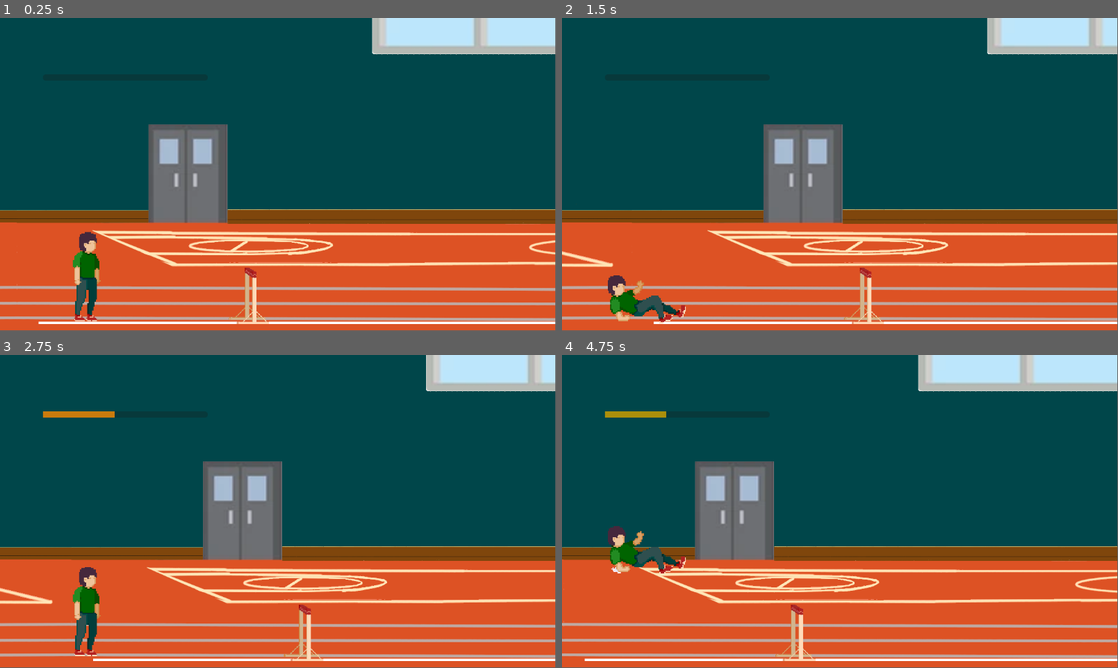
Above: before the commit, frames 1-4 (two rows, left to right).
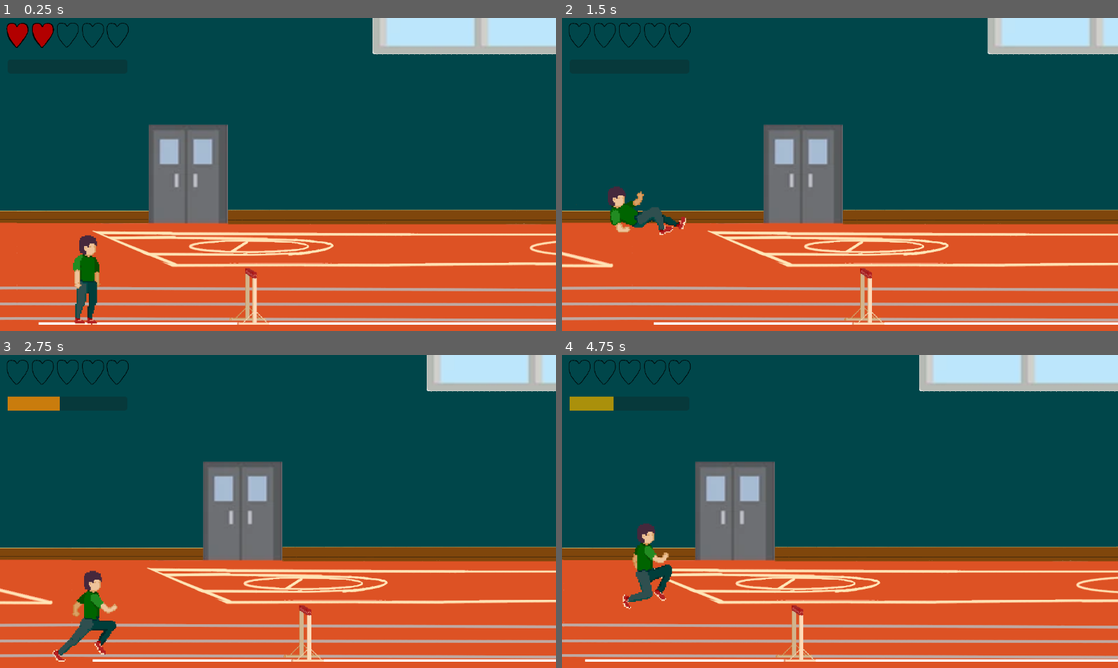
Above: after the commit, the same moments.

Repository: Warreign/fallen-champion
Game: Godot game, scene res://Scenes/game_scene.tscn
Same seed, same stepped clock (60 frames per second), same inputs: the game is played once before the commit and once after it. Sound files missing from this copy of the repository are replaced by a short silence.
Inputs (mouse positions are in pixels of both pictures, inside the frame that each line leads up to):
- Up to frame 1 (0.25 s): no input
- Up to frame 2 (1.5 s): tap Enter at 0.5 s; move the mouse to (962, 158) at 0.52 s; hold G (_die) 0.53-1.28 s; tap Space (jump) at 0.77 s; tap T (_hit) at 0.8, 1.35 s; move the mouse to (728, 190) at 1.27 s
- Up to frame 3 (2.75 s): tap Space (jump) at 1.52 s; tap C (doping) at 1.55 s; move the mouse to (333, 442) at 2.02 s; hold C (doping) from 2.03 s (still down); tap S (slide) at 2.3 s
- Up to frame 4 (4.75 s): move the mouse to (812, 574) at 2.77 s; release C (doping) at 2.78 s; tap S (slide) at 2.85 s; tap Space (jump) at 3.02, 3.77, 4.52 s; tap G (_die) at 3.05 s; move the mouse to (1006, 558) at 3.52 s; hold G (_die) 3.53-4.28 s; tap T (_hit) at 3.8, 4.35 s; move the mouse to (673, 464) at 4.27 s; tap C (doping) at 4.55 s
In our replay, the window is 799x449 before the commit and 800x450 after it. These sizes can differ from the game's own. Grey fills any space a smaller window leaves; there, only what the larger window draws over its background counts as a difference.

The runs differ from the first frame. In frame 1, 6.9% of the frame differs, in the area x 0-100%, y 0-98%; in frame 2, 7.7%; in frame 3, 7.8%; in frame 4, 8.4%.
Error after the commit: Invalid type in utility function "lerp()". Cannot convert argument 2 from float to int. (res://Scripts/player.gd:77)

Commit message:
new obstacles

Diff:
--- /dev/null
+++ b/Objects/kozel_obstacle.tscn
@@ -0,0 +1,22 @@
+[gd_scene load_steps=4 format=3 uid="uid://bkx774c5bwmtw"]
+
+[ext_resource type="PackedScene" uid="uid://c76fiu1h435lh" path="res://Objects/obstacle.tscn" id="1_dnk4r"]
+[ext_resource type="Texture2D" uid="uid://chlmfu13ec72o" path="res://Sprites/kozel_obstacle.png" id="2_oqr5d"]
+
+[sub_resource type="RectangleShape2D" id="RectangleShape2D_dnk4r"]
+size = Vector2(37, 31)
+
+[node name="Obstacle" instance=ExtResource("1_dnk4r")]
+height_scale = 1.0
+
+[node name="NinePatchRect" parent="." index="0"]
+offset_top = -139.0
+offset_right = 67.0
+texture = ExtResource("2_oqr5d")
+region_rect = Rect2(0, 0, 48, 57)
+axis_stretch_horizontal = 0
+axis_stretch_vertical = 0
+
+[node name="CollisionShape2D" parent="." index="1"]
+position = Vector2(30, -96)
+shape = SubResource("RectangleShape2D_dnk4r")
--- a/Objects/metal_obstacle.tscn
+++ b/Objects/metal_obstacle.tscn
@@ -1,7 +1,10 @@
-[gd_scene load_steps=3 format=3 uid="uid://dppv2vr31afbu"]
+[gd_scene load_steps=4 format=3 uid="uid://dppv2vr31afbu"]
 
 [ext_resource type="PackedScene" uid="uid://c76fiu1h435lh" path="res://Objects/obstacle.tscn" id="1_xiisi"]
 [ext_resource type="Texture2D" uid="uid://di2sfuf7takke" path="res://Sprites/metal_obstacle.png" id="2_vkl8x"]
+
+[sub_resource type="RectangleShape2D" id="RectangleShape2D_vkl8x"]
+size = Vector2(16, 84.625)
 
 [node name="MetalObstacle" instance=ExtResource("1_xiisi")]
 height_scale = 1.0
@@ -16,4 +19,5 @@
 patch_margin_bottom = 25
 
 [node name="CollisionShape2D" parent="." index="1"]
-position = Vector2(-0.5, -50.25)
+position = Vector2(0, -54.3125)
+shape = SubResource("RectangleShape2D_vkl8x")
--- a/Objects/obstacle.gd
+++ b/Objects/obstacle.gd
@@ -17,16 +17,17 @@
 @onready var COLLIDER_BASE_HEIGHT: float = collider_shape.size.y
 
 func set_new_height(new_height: float):
-	print("New height " + str(new_height))
+	pass
+	# print("New height " + str(new_height))
 
-	var old_patch_rect = patch_rect.get_rect()
-	var old_collider_rect = collider_shape.get_rect()
+	# var old_patch_rect = patch_rect.get_rect()
+	# var old_collider_rect = collider_shape.get_rect()
 
-	var new_patch_rect = Rect2(old_patch_rect)
-	new_patch_rect.size.y = PATCH_BASE_HEIGHT * height_scale
-	patch_rect.set_region_rect(new_patch_rect)
+	# var new_patch_rect = Rect2(old_patch_rect)
+	# new_patch_rect.size.y = PATCH_BASE_HEIGHT * height_scale
+	# patch_rect.set_region_rect(new_patch_rect)
 
-	collider_shape.size.y = COLLIDER_BASE_HEIGHT * height_scale
+	# collider_shape.size.y = COLLIDER_BASE_HEIGHT * height_scale
 
 func _on_body_entered(body: Node) -> void:
 	if body is Player:
--- a/Objects/obstacle.tscn
+++ b/Objects/obstacle.tscn
@@ -4,7 +4,7 @@
 [ext_resource type="Texture2D" uid="uid://dqbt6sp3r1oga" path="res://Sprites/red_obstacle.png" id="2_67nn5"]
 
 [sub_resource type="RectangleShape2D" id="RectangleShape2D_2p81s"]
-size = Vector2(19, 89.75)
+size = Vector2(26, 23)
 
 [node name="Obstacle2" type="Area2D"]
 script = ExtResource("1_2p81s")
@@ -23,8 +23,6 @@
 grow_vertical = 0
 texture = ExtResource("2_67nn5")
 region_rect = Rect2(0, 0, 70, 49)
-patch_margin_top = 22
-patch_margin_bottom = 30
 axis_stretch_horizontal = 1
 axis_stretch_vertical = 1
 metadata/_edit_use_anchors_ = true
--- a/Objects/red_obstacle.tscn
+++ b/Objects/red_obstacle.tscn
@@ -8,6 +8,10 @@
 [node name="RedObstacle" instance=ExtResource("1_ybc5x")]
 height_scale = 2.0
 
+[node name="NinePatchRect" parent="." index="0"]
+patch_margin_top = 22
+patch_margin_bottom = 32
+
 [node name="CollisionShape2D" parent="." index="1"]
 position = Vector2(2.5, -45)
 shape = SubResource("RectangleShape2D_ybc5x")
--- /dev/null
+++ b/Objects/upper_obstacle.tscn
@@ -0,0 +1,25 @@
+[gd_scene load_steps=4 format=3 uid="uid://bmau4n8otxuv2"]
+
+[ext_resource type="PackedScene" uid="uid://c76fiu1h435lh" path="res://Objects/obstacle.tscn" id="1_ouyb6"]
+[ext_resource type="Texture2D" uid="uid://dphss5aoat4d6" path="res://Sprites/upper_obstacle.png" id="2_ksk44"]
+
+[sub_resource type="RectangleShape2D" id="RectangleShape2D_ef80m"]
+size = Vector2(40, 200)
+
+[node name="Obstacle2" instance=ExtResource("1_ouyb6")]
+
+[node name="NinePatchRect" parent="." index="0"]
+anchors_preset = 13
+anchor_top = 0.0
+offset_left = -20.0
+offset_top = -736.0
+offset_right = 20.0
+offset_bottom = -96.0
+grow_vertical = 2
+texture = ExtResource("2_ksk44")
+region_rect = Rect2(2, 0, 40, 64)
+patch_margin_bottom = 50
+
+[node name="CollisionShape2D" parent="." index="1"]
+position = Vector2(0, -200)
+shape = SubResource("RectangleShape2D_ef80m")
--- a/Resources/player_animation.tres
+++ b/Resources/player_animation.tres
@@ -257,5 +257,5 @@
 }],
 "loop": false,
 "name": &"slide",
-"speed": 5.0
+"speed": 3.33
 }]
--- /dev/null
+++ b/Scenes/HUD.tscn
@@ -0,0 +1,41 @@
+[gd_scene load_steps=6 format=3 uid="uid://bpniclh8v4db5"]
+
+[ext_resource type="Script" uid="uid://dnxt51olnnl2b" path="res://Scenes/hud.gd" id="1_jo1ms"]
+[ext_resource type="Script" uid="uid://cdw2y248n458a" path="res://Scenes/doping_bar.gd" id="1_jxero"]
+[ext_resource type="Texture2D" uid="uid://cmwvly4r868ad" path="res://Sprites/Player/EmptyHearts.png" id="3_s3jbq"]
+[ext_resource type="Texture2D" uid="uid://dw82hjp5w4d1" path="res://Sprites/Player/NewHearts.png" id="4_c3eba"]
+[ext_resource type="Script" uid="uid://dw6n04mg531iy" path="res://Scenes/heart_bar.gd" id="5_c3eba"]
+
+[node name="HUD" type="CanvasLayer"]
+script = ExtResource("1_jo1ms")
+
+[node name="DopingBar" type="ProgressBar" parent="."]
+anchors_preset = 5
+anchor_left = 0.5
+anchor_right = 0.5
+offset_left = -560.0
+offset_top = 86.0
+offset_right = -312.0
+offset_bottom = 115.0
+grow_horizontal = 2
+show_percentage = false
+script = ExtResource("1_jxero")
+
+[node name="DopingTimer" type="Timer" parent="DopingBar"]
+wait_time = 5.0
+one_shot = true
+autostart = true
+
+[node name="HeartBar" type="TextureProgressBar" parent="."]
+texture_filter = 1
+offset_left = 9.0
+offset_top = 10.0
+offset_right = 269.0
+offset_bottom = 62.0
+focus_neighbor_bottom = NodePath("../DopingBar")
+max_value = 5.0
+value = 2.0
+nine_patch_stretch = true
+texture_under = ExtResource("3_s3jbq")
+texture_progress = ExtResource("4_c3eba")
+script = ExtResource("5_c3eba")
--- a/Scenes/Player.tscn
+++ b/Scenes/Player.tscn
@@ -11,6 +11,7 @@
 script = ExtResource("1_v0iea")
 
 [node name="SlideTimer" type="Timer" parent="."]
+wait_time = 1.5
 one_shot = true
 
 [node name="Colca" type="CollisionShape2D" parent="."]
--- a/Scenes/doping_bar.gd
+++ b/Scenes/doping_bar.gd
@@ -1,6 +1,8 @@
+class_name DopingBar
+
 extends ProgressBar
 
-signal the_end
+signal doping_full
 
 var sb
 
@@ -10,23 +12,23 @@
 
 func _ready() -> void:
 	sb = StyleBoxFlat.new()
-	$".".add_theme_stylebox_override("fill", sb)
+	add_theme_stylebox_override("fill", sb)
 	sb.bg_color = colorRed
-	$".".max_value = $DopingTimer.wait_time
+	max_value = $DopingTimer.wait_time
 	$DopingTimer.start(0.1)
 
 func _process(delta: float) -> void:
-	var wt = $".".max_value
+	if $DopingTimer.is_stopped():
+		return
+
+	var wt = max_value
 	var tl = $DopingTimer.time_left
 
-	if Input.is_action_just_pressed("doping"):
-		$DopingTimer.start(tl+wt/3)
-		tl = $DopingTimer.time_left
+	if tl >= wt:
+		$DopingTimer.stop()
+		doping_full.emit()
 
-	if tl >= wt:
-		the_end.emit()
-
-	$".".value = tl
+	value = tl
 
 	if tl < wt/2:
 		#red
@@ -36,3 +38,10 @@
 		#green
 		sb.bg_color = colorRed.lerp(colorOrange, (wt-tl)/(wt/2))
 		#sb.bg_color = colorGreen
+
+func _input(event: InputEvent) -> void:
+	if event.is_action_pressed("doping"):
+		var wt = max_value
+		var tl = $DopingTimer.time_left
+		$DopingTimer.start(tl+wt/3)
+		tl = $DopingTimer.time_left
--- /dev/null
+++ b/Scenes/heart_bar.gd
@@ -0,0 +1,12 @@
+class_name HeartBar
+
+extends TextureProgressBar
+
+signal player_died
+
+func decrement_hearts() -> void:
+    if value > 0:
+        value -= 1
+    else:
+        print("Game Over")
+        player_died.emit()
--- /dev/null
+++ b/Scenes/hud.gd
@@ -0,0 +1,6 @@
+class_name Hud
+
+extends CanvasLayer
+
+@onready var doping_bar: DopingBar = $DopingBar
+@onready var heart_bar: HeartBar = $HeartBar
--- a/Scenes/obstacle_section.tscn
+++ b/Scenes/obstacle_section.tscn
@@ -1,8 +1,9 @@
-[gd_scene load_steps=5 format=3 uid="uid://cngshysy2n2f3"]
+[gd_scene load_steps=6 format=3 uid="uid://cngshysy2n2f3"]
 
 [ext_resource type="Script" uid="uid://duqvt7mchhaf1" path="res://Scenes/obstacle_section.gd" id="1_tycbi"]
 [ext_resource type="PackedScene" uid="uid://dt0vfigjjvk46" path="res://Objects/red_obstacle.tscn" id="3_3v0ac"]
 [ext_resource type="PackedScene" uid="uid://dppv2vr31afbu" path="res://Objects/metal_obstacle.tscn" id="3_rucf3"]
+[ext_resource type="PackedScene" uid="uid://bmau4n8otxuv2" path="res://Objects/upper_obstacle.tscn" id="5_rxab1"]
 
 [sub_resource type="WorldBoundaryShape2D" id="WorldBoundaryShape2D_tycbi"]
 
@@ -10,7 +11,7 @@
 script = ExtResource("1_tycbi")
 
 [node name="DebugLine" type="ColorRect" parent="."]
-offset_right = 3000.0
+offset_right = 20000.0
 offset_bottom = 4.0
 
 [node name="Floor" type="StaticBody2D" parent="."]
@@ -27,5 +28,8 @@
 [node name="MetalObstacle2" parent="." instance=ExtResource("3_rucf3")]
 position = Vector2(1540, 4)
 
-[node name="MetalObstacle3" parent="." instance=ExtResource("3_rucf3")]
-position = Vector2(2056, 4)
+[node name="Obstacle2" parent="." instance=ExtResource("5_rxab1")]
+position = Vector2(2408, -8)
+
+[node name="Obstacle3" parent="." instance=ExtResource("5_rxab1")]
+position = Vector2(2796, 0)
--- a/Scenes/ui.tscn
+++ /dev/null
@@ -1,26 +0,0 @@
-[gd_scene load_steps=2 format=3 uid="uid://dwgbx8bpipvjc"]
-
-[ext_resource type="Script" uid="uid://cdw2y248n458a" path="res://Scenes/doping_bar.gd" id="1_jxero"]
-
-[node name="Ui" type="CanvasLayer"]
-
-[node name="UI" type="Control" parent="."]
-layout_mode = 3
-anchors_preset = 0
-offset_right = 277.0
-offset_bottom = 40.0
-
-[node name="DopingBar" type="ProgressBar" parent="UI"]
-layout_mode = 0
-offset_left = 89.0
-offset_top = 117.0
-offset_right = 431.0
-offset_bottom = 130.0
-max_value = 3.0
-show_percentage = false
-script = ExtResource("1_jxero")
-
-[node name="DopingTimer" type="Timer" parent="UI/DopingBar"]
-wait_time = 5.0
-one_shot = true
-autostart = true
--- a/Scripts/game_controller.gd
+++ b/Scripts/game_controller.gd
@@ -1,4 +1,4 @@
-class_name GameController
+class_name GameScene
 
 extends Node2D
 
@@ -6,11 +6,6 @@
 	return
 
 func _process(delta: float) -> void:
-	# print($Player.get_viewport_size())
-	# print($Player.get_viewport_rect())
-	# print($Player.position)
-
-	# print(str($Player.get_viewport_edge_left()) + " | " + str($Player.position.x) + " | " + str($Player/Camera2D.get_screen_center_position().x) + " | " + str($Player/Camera2D.get_global_mouse_position().x) + " | " + str($Player.get_viewport_edge_right()))
 	pass
 
 func _physics_process(delta: float) -> void:
--- a/Scripts/player.gd
+++ b/Scripts/player.gd
@@ -14,6 +14,7 @@
 var is_midair := false
 var is_falling := false
 var is_jumping := false
+var is_dead := false
 
 var original_height
 var target_height
@@ -21,6 +22,7 @@
 var original_scale
 var target_scale
 var curr_speed = SPEED
+var running_time := 0.0
 
 @onready var animated_sprite: AnimatedSprite2D = $AnimatedSprite
 @onready var shape: CapsuleShape2D = $Colca.shape
@@ -36,14 +38,19 @@
 	direction = -1
 	animated_sprite.play("hit")
 	$HitTimer.start()
+	HUD.heart_bar.decrement_hearts()
 	print("Hit obstacle")
 
 func die():
 	animated_sprite.play("die")
 	is_dying = true
+	is_dead = true
 	$DieTimer.start()
 
 func _ready() -> void:
+	HUD.doping_bar.connect("doping_full", die)
+	HUD.heart_bar.connect("player_died", die)
+
 	original_scale = $Colca.scale
 	target_scale = Vector2(original_scale.x, original_scale.y / 2)
 	original_height = shape.height
@@ -51,8 +58,9 @@
 	animated_sprite.play("idle")
 
 func _process(delta: float) -> void:
-	# print(get_gravity())
-	pass
+	if is_running:
+		running_time += delta
+	# print(running_time)
 
 func _physics_process(delta: float) -> void:
 	# Add the gravity.
@@ -68,12 +76,14 @@
 	if is_dying or is_falling:
 		curr_speed = lerp(curr_speed, 0.0, SCALE_SPEED * delta)
 
+	if not is_running:
+		curr_speed = 0
+
 	# Get the input direction and handle the movement/deceleration.
 	# As good practice, you should replace UI actions with custom gameplay actions.
 	velocity.x = direction * curr_speed
 
-	if is_running:
-		move_and_slide()
+	move_and_slide()
 
 	if is_on_floor():
 		if is_midair:
--- a/project.godot
+++ b/project.godot
@@ -18,7 +18,12 @@
 [autoload]
 
 AudioManager="*res://Scenes/audio_manager.tscn"
-Ui="*res://Scenes/ui.tscn"
+HUD="*res://Scenes/HUD.tscn"
+
+[display]
+
+window/stretch/mode="viewport"
+window/stretch/aspect="keep_height"
 
 [input]
 
Not shown, added: Scenes/heart_bar.gd.uid
Not shown, added: Scenes/hud.gd.uid
Binary file added: Sprites/kozel_obstacle.png
Not shown, added: Sprites/kozel_obstacle.png.import
Not shown, changed: export_presets.cfg
